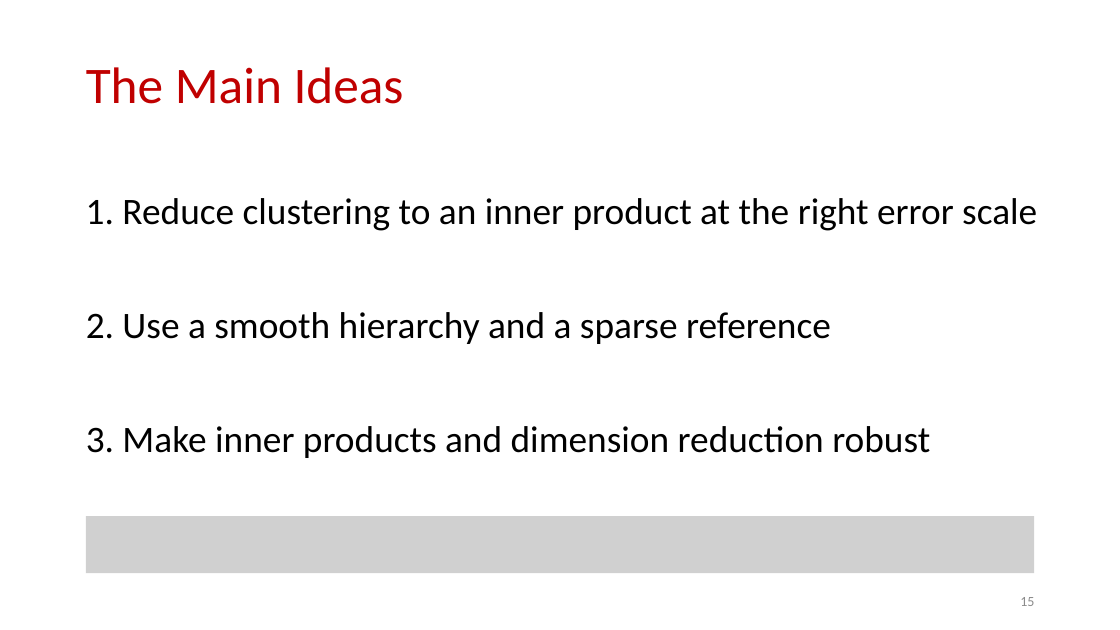
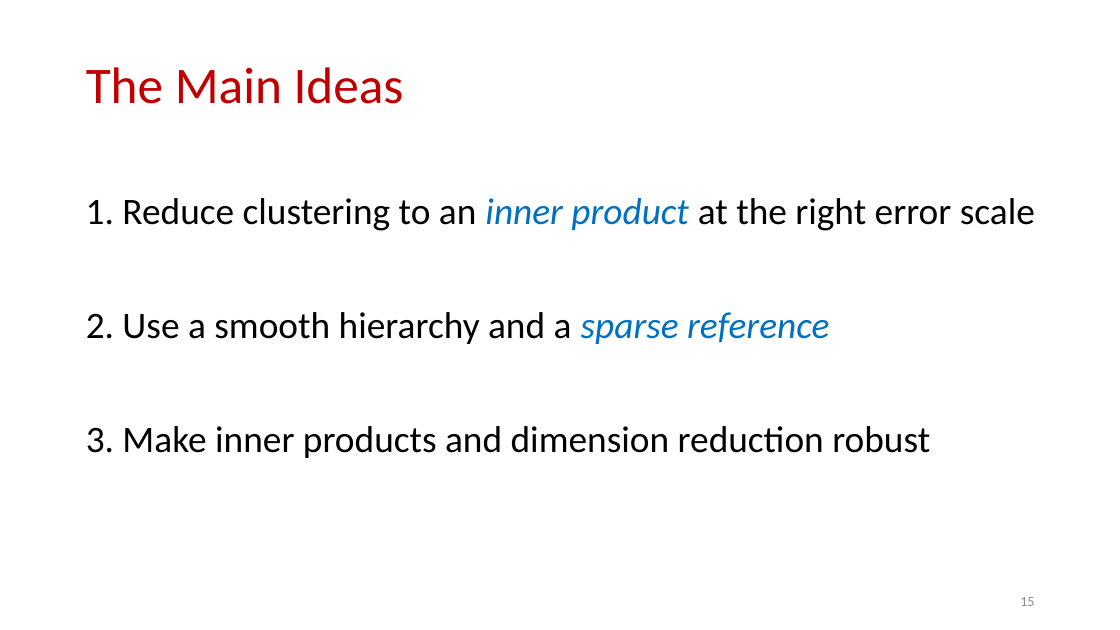
Before and after one commit to samsonzhou/samsonzhou.github.io, a slide deck: slide 15 of other-talks/stoc-talk-clustering.pptx. Drawn at 1120x630 pixels with LibreOffice and Linux fonts; fonts in the diff are those of the drawing; grey boxes stand for pictures. Boxes give left, top, right and bottom in pixels: in the first picture for what was removed or moved away, otherwise in the second. Text is boxed around its words. In the diff, an @@ line names an element or a change of style, - is before the commit and + after.

```diff
--- a/other-talks/stoc-talk-clustering.pptx
+++ b/other-talks/stoc-talk-clustering.pptx
@@ text "1. Reduce clustering to an ..." at bbox=[86, 198, 1035, 231]: text colour #000000 to #0070C0, italic on in "inner product" @@
@@ text "2. Use a smooth hierarchy ..." at bbox=[86, 312, 829, 344]: text colour #000000 to #0070C0, italic on in "sparse reference" @@
@@ picture removed at bbox=[86, 517, 1034, 574] @@
```
Also in this commit, not shown: 5 other slides changed, 11 other files.
